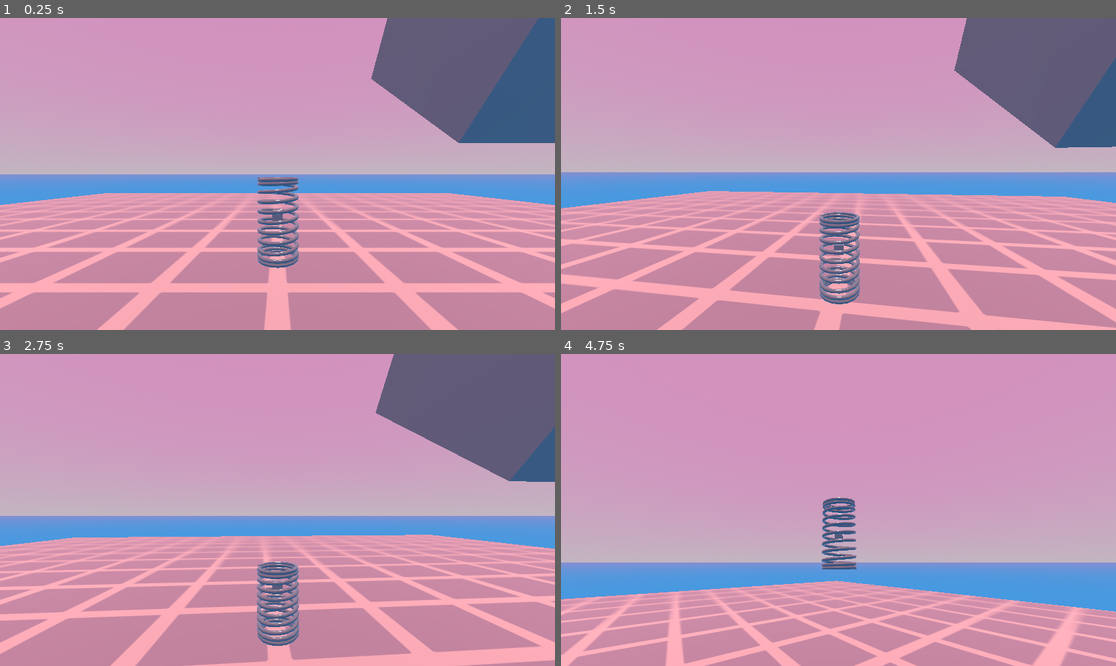
Above: before the commit, frames 1-4 (two rows, left to right).
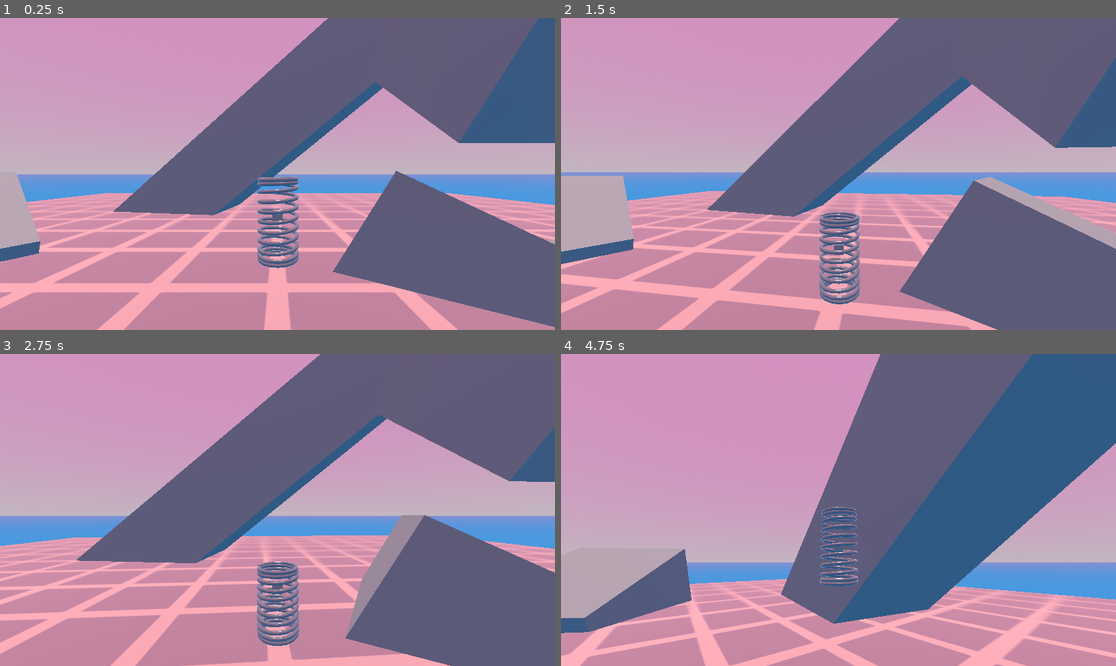
Above: after the commit, the same moments.

Repository: Althories/springstar
Game: Godot game, scene res://Scenes/Levels/main.tscn
Same seed, same stepped clock (60 frames per second), same inputs: the game is played once before the commit and once after it.
Inputs (mouse positions are in pixels of both pictures, inside the frame that each line leads up to):
- Up to frame 1 (0.25 s): no input
- Up to frame 2 (1.5 s): move the mouse to (866, 174) at 0.52 s; press the mouse at (866, 174) at 0.53 s; hold W (move_forward) from 0.53 s (still down); tap Space (jump) at 0.77, 0.8, 1.07, 1.35 s; move the mouse to (810, 174) at 1.27 s; release the mouse at (810, 174) at 1.28 s
- Up to frame 3 (2.75 s): keep holding W (move_forward); tap Space (jump) at 1.52, 1.82, 2.3 s; click (249, 510) at 1.55 s; move the mouse to (288, 503) at 2.02 s; press the mouse at (288, 503) at 2.03 s
- Up to frame 4 (4.75 s): move the mouse to (832, 516) at 2.77 s; release the mouse at (832, 516) at 2.78 s; click (832, 516) at 2.85 s; tap Space (jump) at 3.02, 3.32, 4.52 s; move the mouse to (877, 513) at 3.52 s; hold Space (jump) 3.53-4.28 s; tap Escape (escape) at 4.15 s; move the mouse to (672, 463) at 4.27 s; release W (move_forward) at 4.28 s; hold A (move_left) from 4.28 s (still down); click (672, 463) at 4.35 s

The runs differ from the first frame. In frame 1, 25% of the frame differs, in the area x 0-100%, y 0-100%; in frame 2, 29%; in frame 3, 29%; in frame 4, 47%.

Commit message:
Implemented idle bouncing off of floor normals
Also added some sloped platforms to demonstrate the mechanic.

Diff:
--- a/Scenes/Levels/main.tscn
+++ b/Scenes/Levels/main.tscn
@@ -30,6 +30,12 @@
 
 [sub_resource type="BoxShape3D" id="BoxShape3D_3e2hr"]
 size = Vector3(5, 5, 5)
+
+[sub_resource type="BoxMesh" id="BoxMesh_xq0u6"]
+size = Vector3(1, 1, 10)
+
+[sub_resource type="BoxShape3D" id="BoxShape3D_043wf"]
+size = Vector3(5, 5, 50)
 
 [node name="Main" type="Node"]
 
@@ -115,6 +121,56 @@
 [node name="CollisionShape3D" type="CollisionShape3D" parent="World/WorldGeometry/platform1"]
 shape = SubResource("BoxShape3D_3e2hr")
 
+[node name="platform2" type="StaticBody3D" parent="World/WorldGeometry"]
+transform = Transform3D(0.528631, 0.407366, -0.744716, 0, 0.877322, 0.479902, 0.848852, -0.253691, 0.463779, -12.3803, -0.519052, 2.80235)
+
+[node name="MeshInstance3D" type="MeshInstance3D" parent="World/WorldGeometry/platform2"]
+transform = Transform3D(5, 0, 0, 0, 5, 0, 0, 0, 5, 0, 0, 0)
+mesh = SubResource("BoxMesh_amomj")
+
+[node name="CollisionShape3D" type="CollisionShape3D" parent="World/WorldGeometry/platform2"]
+shape = SubResource("BoxShape3D_3e2hr")
+
+[node name="platform3" type="StaticBody3D" parent="World/WorldGeometry"]
+transform = Transform3D(-0.516504, 0.410933, -0.751238, -3.10555e-09, 0.877322, 0.479902, 0.856285, 0.247871, -0.45314, -12.3803, -0.519052, -1.62867)
+
+[node name="MeshInstance3D" type="MeshInstance3D" parent="World/WorldGeometry/platform3"]
+transform = Transform3D(5, 0, 0, 0, 5, 0, 0, 0, 5, 0, 0, 0)
+mesh = SubResource("BoxMesh_amomj")
+
+[node name="CollisionShape3D" type="CollisionShape3D" parent="World/WorldGeometry/platform3"]
+shape = SubResource("BoxShape3D_3e2hr")
+
+[node name="platform5" type="StaticBody3D" parent="World/WorldGeometry"]
+transform = Transform3D(-0.516504, 0.410933, -0.751238, -3.10555e-09, 0.877322, 0.479902, 0.856285, 0.247871, -0.45314, 5.06594, -0.519052, -1.62867)
+
+[node name="MeshInstance3D" type="MeshInstance3D" parent="World/WorldGeometry/platform5"]
+transform = Transform3D(5, 0, 0, 0, 5, 0, 0, 0, 5, 0, 0, 0)
+mesh = SubResource("BoxMesh_amomj")
+
+[node name="CollisionShape3D" type="CollisionShape3D" parent="World/WorldGeometry/platform5"]
+shape = SubResource("BoxShape3D_3e2hr")
+
+[node name="platform6" type="StaticBody3D" parent="World/WorldGeometry"]
+transform = Transform3D(0.515457, -0.411236, 0.751791, 1.22875e-08, 0.877322, 0.479902, -0.856915, -0.247369, 0.452222, 10.8683, -0.519052, 1.9119)
+
+[node name="MeshInstance3D" type="MeshInstance3D" parent="World/WorldGeometry/platform6"]
+transform = Transform3D(5, 0, 0, 0, 5, 0, 0, 0, 5, 0, 0, 0)
+mesh = SubResource("BoxMesh_amomj")
+
+[node name="CollisionShape3D" type="CollisionShape3D" parent="World/WorldGeometry/platform6"]
+shape = SubResource("BoxShape3D_3e2hr")
+
+[node name="platform4" type="StaticBody3D" parent="World/WorldGeometry"]
+transform = Transform3D(0.164765, -0.616376, 0.770021, -0.00929716, 0.779686, 0.626102, -0.986289, -0.110319, 0.122735, 7.3763, 12.3796, -9.49268)
+
+[node name="MeshInstance3D" type="MeshInstance3D" parent="World/WorldGeometry/platform4"]
+transform = Transform3D(5, 0, 0, 0, 5, 0, 0, 0, 5, 0, 0, 0)
+mesh = SubResource("BoxMesh_xq0u6")
+
+[node name="CollisionShape3D" type="CollisionShape3D" parent="World/WorldGeometry/platform4"]
+shape = SubResource("BoxShape3D_043wf")
+
 [node name="SpringStuff" type="Node" parent="."]
 
 [node name="TestSpring" parent="SpringStuff" instance=ExtResource("2_hmkfj")]
--- a/Scripts/SpringCharacter/spring_script.gd
+++ b/Scripts/SpringCharacter/spring_script.gd
@@ -1,12 +1,12 @@
 extends CharacterBody3D
 
-const GROUND_SPEED = 5.0							#Speed of spring in ground bounce
-const GROUND_BOUNCE_IMPULSE = 4.5					#Velocity impulse for bounce in ground bounce
+const GROUND_SPEED = 6.0							# Speed of spring in ground bounce
+const GROUND_BOUNCE_IMPULSE = 4.5					# y velocity impulse for bounce in ground bounce
 const CHARGE_JUMP_IMPULSE = 2.0
-const AIM_VERTICAL_OFFSET = 0.2						#For charge jump vector
-const AIM_VERTICAL_MINIMUM = 0.2					#for charge jump vector
-const CHARGE_JUMP_RATE = 0.4						#rate at which velocity accumulates in charge
-const CHARGE_JUMP_POWER_MAX = 18.0					#accumulated velocity cap for charge
+const AIM_VERTICAL_OFFSET = 0.2						# For charge jump vector
+const AIM_VERTICAL_MINIMUM = 0.2					# For charge jump vector
+const CHARGE_JUMP_RATE = 0.4						# Rate at which velocity accumulates in charge
+const CHARGE_JUMP_POWER_MAX = 18.0					# Accumulated velocity cap for charge
 const CAMERA_VERTICAL_OFFSET = 1.0
 const CAMERA_INTERPOLATION_WEIGHT = 0.1
 const CAMERA_VERTICAL_MOVEMENT_DEADZONE = 1.2
@@ -14,65 +14,65 @@
 @onready var camPivot: Node3D = $CamPivot
 @onready var animationPlayer: AnimationPlayer = $SpringAnimation
 @onready var camera: Node3D = $CamPivot/SpringArm3D/Camera3D
-@export var mouse_sens = 0.15						#adjustable mouse sensitivity for camera
-@export var ground_bounce_wait_time = 20			#time spring holds on ground in ground bounce
-@export var ground_anim_speed = 0.5					#spring ground stretch/squash anim speed in ground state
+@export var mouse_sens = 0.15						# Adjustable mouse sensitivity for camera
+@export var ground_bounce_wait_time = 20			# Time spring holds on ground in ground bounce
+@export var ground_anim_speed = 0.5					# Spring ground stretch/squash anim speed in ground state
 
-var bounce_timer = 0								#enables spring ground movement after wait time expires
-var charge_velocity = 0								#var to accumulate velocity in charge jump
+var bounce_timer = 0								# Enables spring ground movement after wait time expires
+var charge_velocity = 0								# Var to accumulate velocity in charge jump
 var camera_target = Vector3(0, 2, 0)
 var lerp_y = 0
 var most_recent_groundpoint = Vector3()
 var aim_vector = Vector3()
-var bonk_timer = 0									#bonq
+var bonk_timer = 0									# bonq :3
 
 func _ready():
-	animationPlayer.play_backwards("SpringSquish")  #prevents error spam from having no animation while in the air
-	Input.mouse_mode = Input.MOUSE_MODE_CAPTURED	#locks mouse to window and hides
+	animationPlayer.play_backwards("SpringSquish")  # Prevents error spam from having no animation while in the air
+	Input.mouse_mode = Input.MOUSE_MODE_CAPTURED	# Locks mouse to window and hides
 
 func _input(event):
-	if event is InputEventMouseMotion:				#camera control from mouse motion
+	if event is InputEventMouseMotion:				# Camera control from mouse motion
 		rotate_y(deg_to_rad(-event.relative.x * mouse_sens))
 		camPivot.rotate_x(deg_to_rad(-event.relative.y * mouse_sens))
 		camPivot.rotation.x = clamp(camPivot.rotation.x, deg_to_rad(-75), deg_to_rad(75))
 	if event.is_action_pressed("escape"):
-		Input.mouse_mode = Input.MOUSE_MODE_VISIBLE			#mouse made visible, can move outside game window
+		Input.mouse_mode = Input.MOUSE_MODE_VISIBLE			# Mouse made visible, can move outside game window
 	if event.is_action_pressed("reset"):
 		reset()
 
 func _process(_delta: float) -> void:
 	move_camera()
 	if Input.is_action_pressed("left_click"):
-		Input.mouse_mode = Input.MOUSE_MODE_CAPTURED		#locks mouse to window
+		Input.mouse_mode = Input.MOUSE_MODE_CAPTURED		# Locks mouse to window
 
 func _physics_process(delta: float) -> void:
 	'''For anything to do with physics in the world'''
 	if is_on_floor():
-		velocity = Vector3.ZERO 	#Kills ground velocity. May have to change for ragdoll or physics interactions.
+		velocity = Vector3.ZERO 	# Kills ground velocity. May have to change for ragdoll or physics interactions.
 		most_recent_groundpoint = position
-		if Input.is_action_just_released("jump"):			#charge jump release, going airborne
+		if Input.is_action_just_released("jump"):			# Charge jump release, going airborne
 			charge_jump()
 		elif not Input.is_action_pressed("jump"):
 			# Will fix jumping once this condition is revised
 			if animationPlayer.current_animation_position == 0.0:
-				animationPlayer.play("SpringSquish",-1, ground_anim_speed) 		#begin idle bounce animation
+				animationPlayer.play("SpringSquish",-1, ground_anim_speed) 		# Begin idle bounce animation
 			bounce_timer += 1
-			if bounce_timer >= ground_bounce_wait_time:							#bounce after hold period expires
+			if bounce_timer >= ground_bounce_wait_time:							# Bounce after hold period expires
 				ground_move_spring()
 		elif Input.is_action_pressed("jump"):
-			velocity = Vector3.ZERO							#stop all movement, freeze in spot
+			velocity = Vector3.ZERO							# Stop all movement, freeze in spot
 			if animationPlayer.current_animation_position == 0.0:
-				animationPlayer.play("SpringSquish",-1, 0.3)					#Squish spring
-			if charge_velocity <= CHARGE_JUMP_POWER_MAX:	#caps charge velocity
+				animationPlayer.play("SpringSquish",-1, 0.3)					# Squish spring
+			if charge_velocity <= CHARGE_JUMP_POWER_MAX:	# Caps charge velocity
 				charge()
 
 	if not is_on_floor():
-		bounce_timer = 0 			#reset idle bounce timer
+		bounce_timer = 0 			# Reset idle bounce timer
 		if animationPlayer.current_animation_position != 0.0:
-			animationPlayer.play_backwards("SpringSquish")	#Uncharge spring movement
-		velocity += get_gravity() * delta					#applies gravity while not on floor
+			animationPlayer.play_backwards("SpringSquish")	# Uncharge spring movement
+		velocity += get_gravity() * delta					# Applies gravity while not on floor
 
-	move_and_slide()										#NECESSARY for this stuff to actually all work
+	move_and_slide()										# NECESSARY for this stuff to actually all work
 
 #functions block ----------
 func charge() -> void:
@@ -94,20 +94,24 @@
 	# $aimIndicator.position = position + aim_vector
 	# print(aim_vector)
 	# ================
-	velocity = aim_vector * charge_velocity 	#aim_vector has length 1, multiply by charge strength
-	charge_velocity = 0 						#reset charge velocity upon jump
+	velocity = aim_vector * charge_velocity 	# aim_vector has length 1, multiply by charge strength
+	charge_velocity = 0 						# Reset charge velocity upon jump
 
 func ground_move_spring() -> void:
 	'''Uses built-in methodology for recording and applying horizontal movement during ground bounce'''
 	var input_dir := Input.get_vector("move_left", "move_right", "move_forward", "move_back")
 	var direction := (transform.basis * Vector3(input_dir.x, 0, input_dir.y)).normalized()
-	velocity.y = GROUND_BOUNCE_IMPULSE					#applies impulse to height velocity
-	if direction:										#this block should only run one time
-		velocity.x = direction.x * GROUND_SPEED
-		velocity.z = direction.z * GROUND_SPEED
-	else:
-		velocity.x = move_toward(velocity.x, 0, GROUND_SPEED)
-		velocity.z = move_toward(velocity.z, 0, GROUND_SPEED)
+	# Use negative of floor normal to tilt direction with the floor
+	var dir_floor_influenced = (-get_floor_normal()).direction_to(direction)
+	# debug lines ====
+	# $aimIndicator.top_level = true
+	# $aimIndicator.position = position + dir_floor_influenced
+	# print(get_floor_normal().direction_to(direction))
+	# ================
+	# Update velocity using direction and defined ground speeds
+	velocity.x = dir_floor_influenced.x * GROUND_SPEED
+	velocity.z = dir_floor_influenced.z * GROUND_SPEED
+	velocity.y = dir_floor_influenced.y + GROUND_BOUNCE_IMPULSE
 
 func move_camera() -> void:
 	'''Uses lerp to move the camera. The camera will only fall if the spring falls more than 1.2 units from
Not shown: 1 places in Scenes/Levels/main.tscn that only renumber resources
